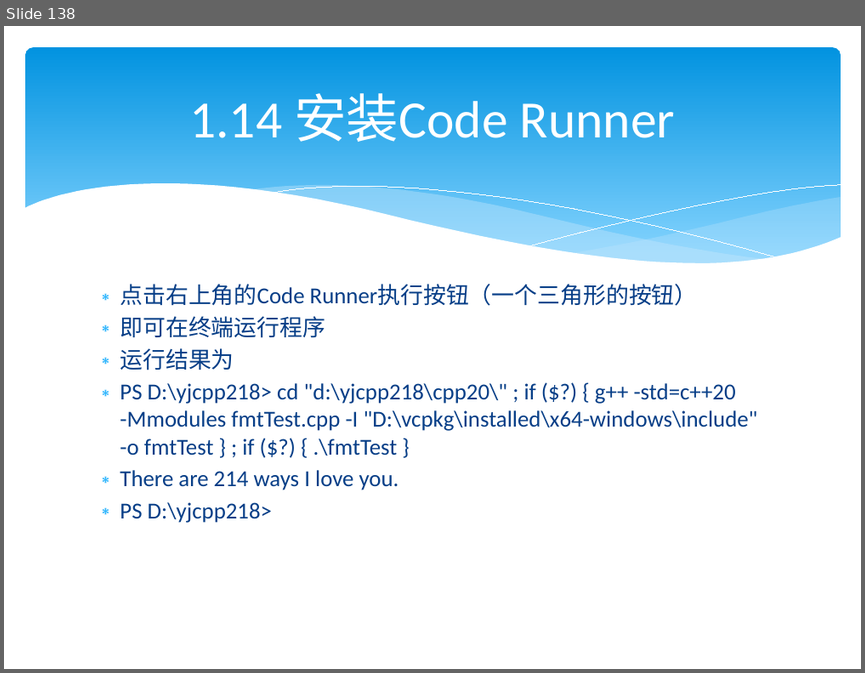
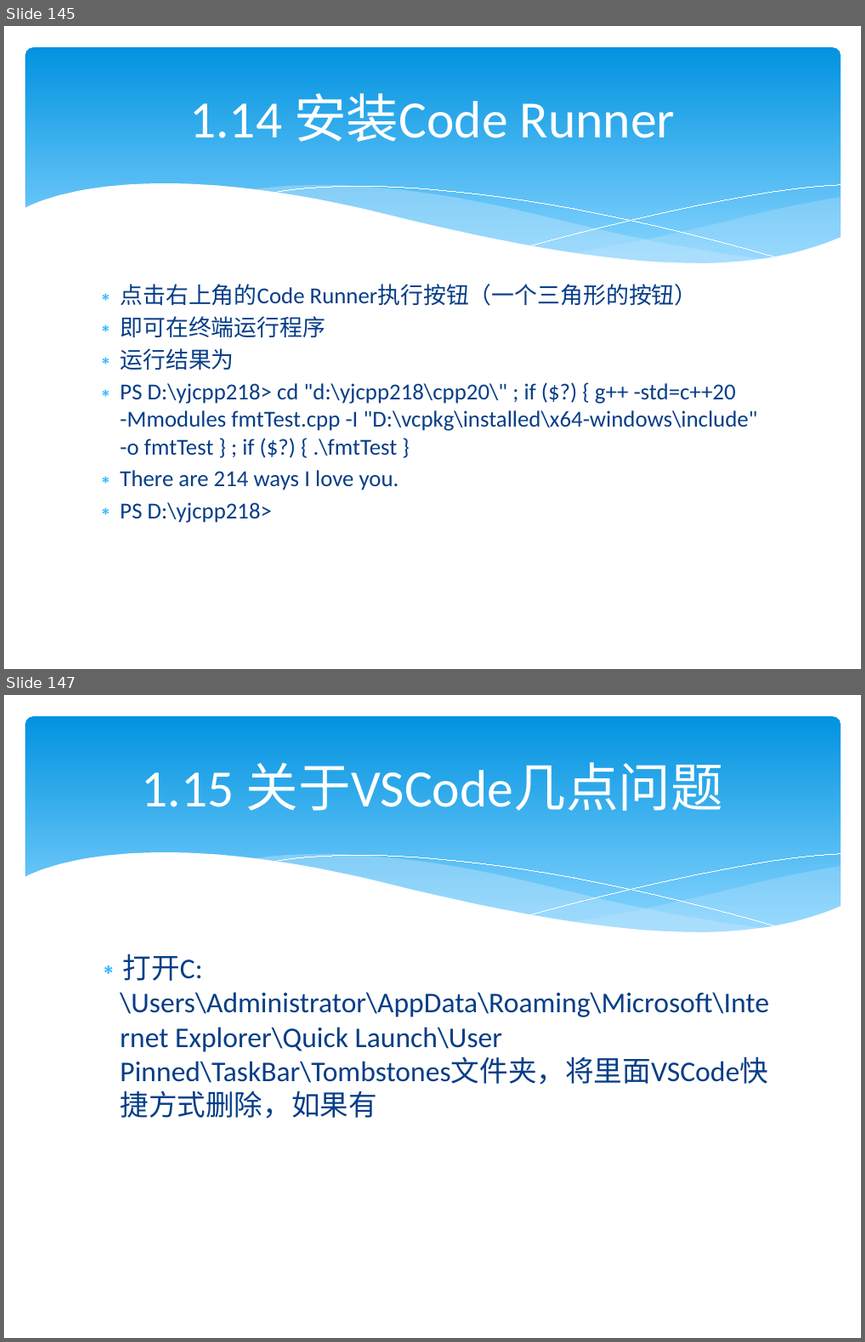
Before and after one commit to lamplight8/cpp, a slide deck: ppt/ch01_绪论_3.pptx. Shown one above the other, each under a label of ours: slide 138 before the commit, slides 145 and 147 after it; the slides between them are not shown. The pictures are 865x673 and 865x1342 pixels, drawn with LibreOffice and Linux fonts; fonts in the diff are those of the drawing. Boxes give left, top, right and bottom in pixels: in the first picture for what was removed or moved away, otherwise in the second. Text is boxed around its words. In the diff, an @@ line names an element or a change of style, - is before the commit and + after.

```diff
--- a/ppt/ch01_绪论_3.pptx
+++ b/ppt/ch01_绪论_3.pptx
@@ slide 147 added at [4,695,861,1338], background #FFFFFF; not listed: 6 template elements that a slide beside it also shows @@
@@ title added at [142,762,723,811], 44 pt, text #FFFFFF @@
+1.15 关于VSCode几点问题
@@ text added at [120,953,769,1118], 24 pt, text #073E87 @@
+∗ 打开C:\Users\Administrator\AppData\Roaming\Microsoft\Internet Explorer\Quick Launch\User Pinned\TaskBar\Tombstones文件夹，将里面VSCode快捷方式删除，如果有
@@ what was slide 138 is now slide 145 @@
```
Also in this commit, not shown: 14 slides changed, 10 other slides added, 1 other file.
